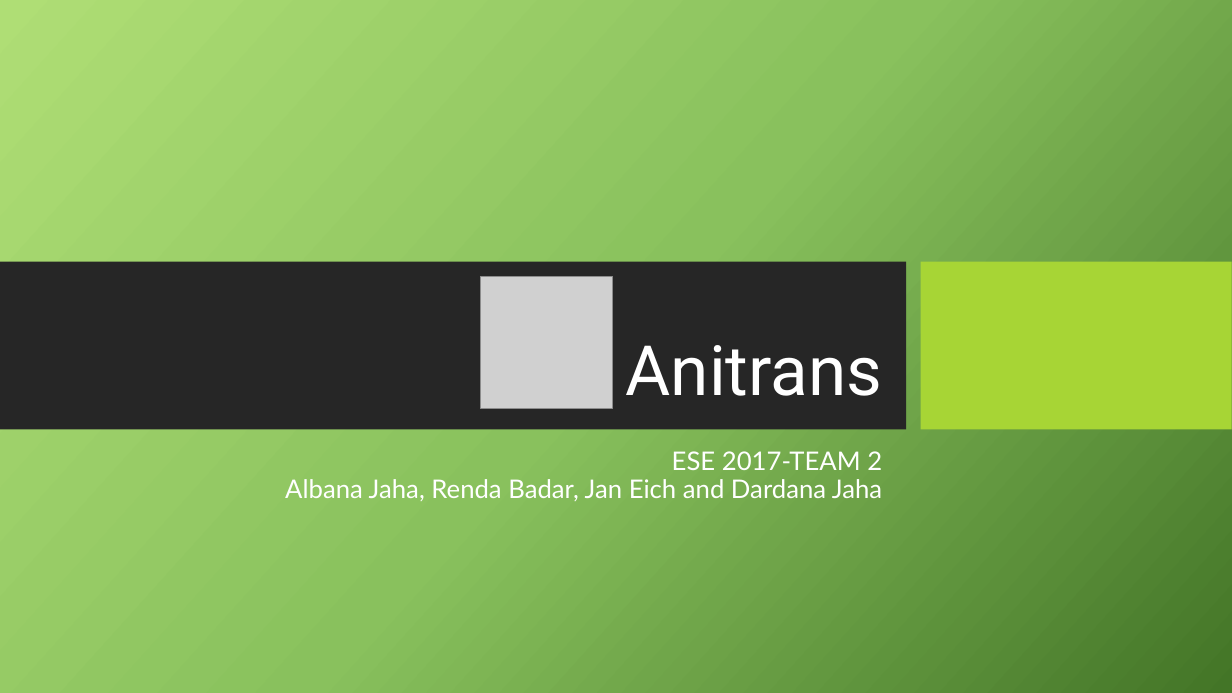
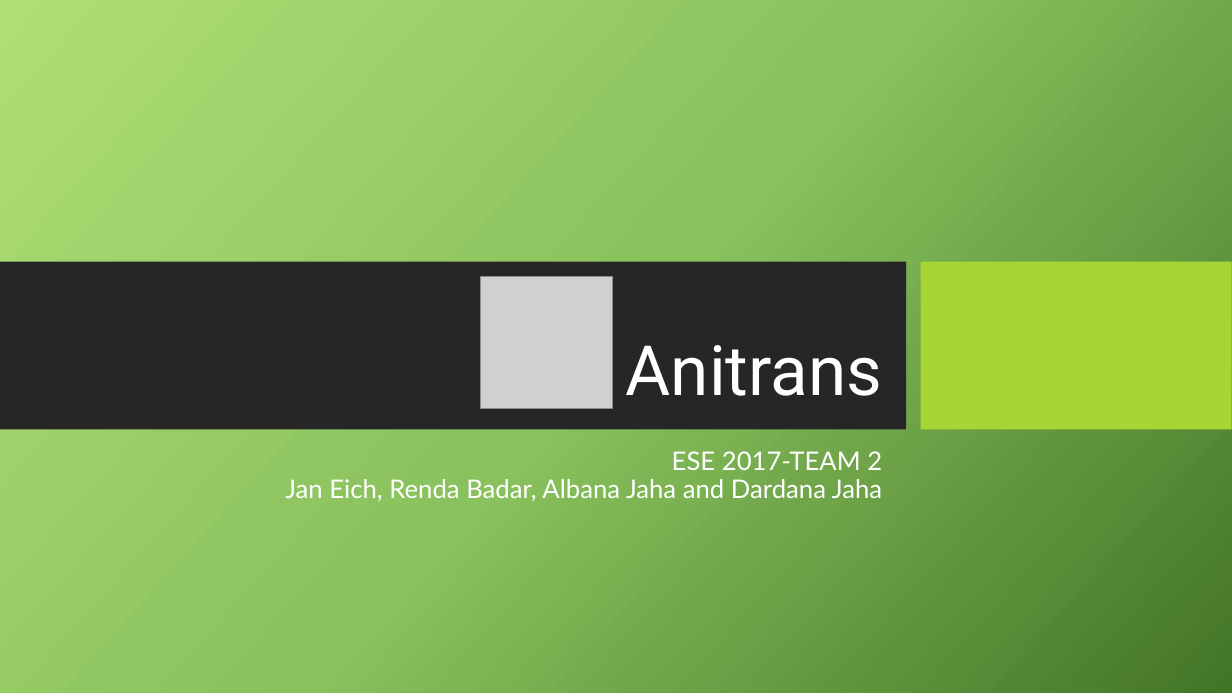
Before and after one commit to scg-unibe-ch/ese2017-team2, a slide deck: slide 1 of Presentation/Presentation.pptx. Drawn at 1232x693 pixels with LibreOffice and Linux fonts; fonts in the diff are those of the drawing; grey boxes stand for pictures; background and template pictures are left out. Boxes give left, top, right and bottom in pixels: in the first picture for what was removed or moved away, otherwise in the second. Text is boxed around its words. In the diff, an @@ line names an element or a change of style, - is before the commit and + after.

Commit message:
Presentation

```diff
--- a/Presentation/Presentation.pptx
+++ b/Presentation/Presentation.pptx
@@ subtitle at box(285, 451, 882, 501): text changed @@
-ESE 2017-TEAM 2
-Albana Jaha, Renda Badar, Jan Eich and Dardana Jaha
+ESE 2017-TEAM 2
+Jan Eich, Renda Badar, Albana Jaha and Dardana Jaha
```
